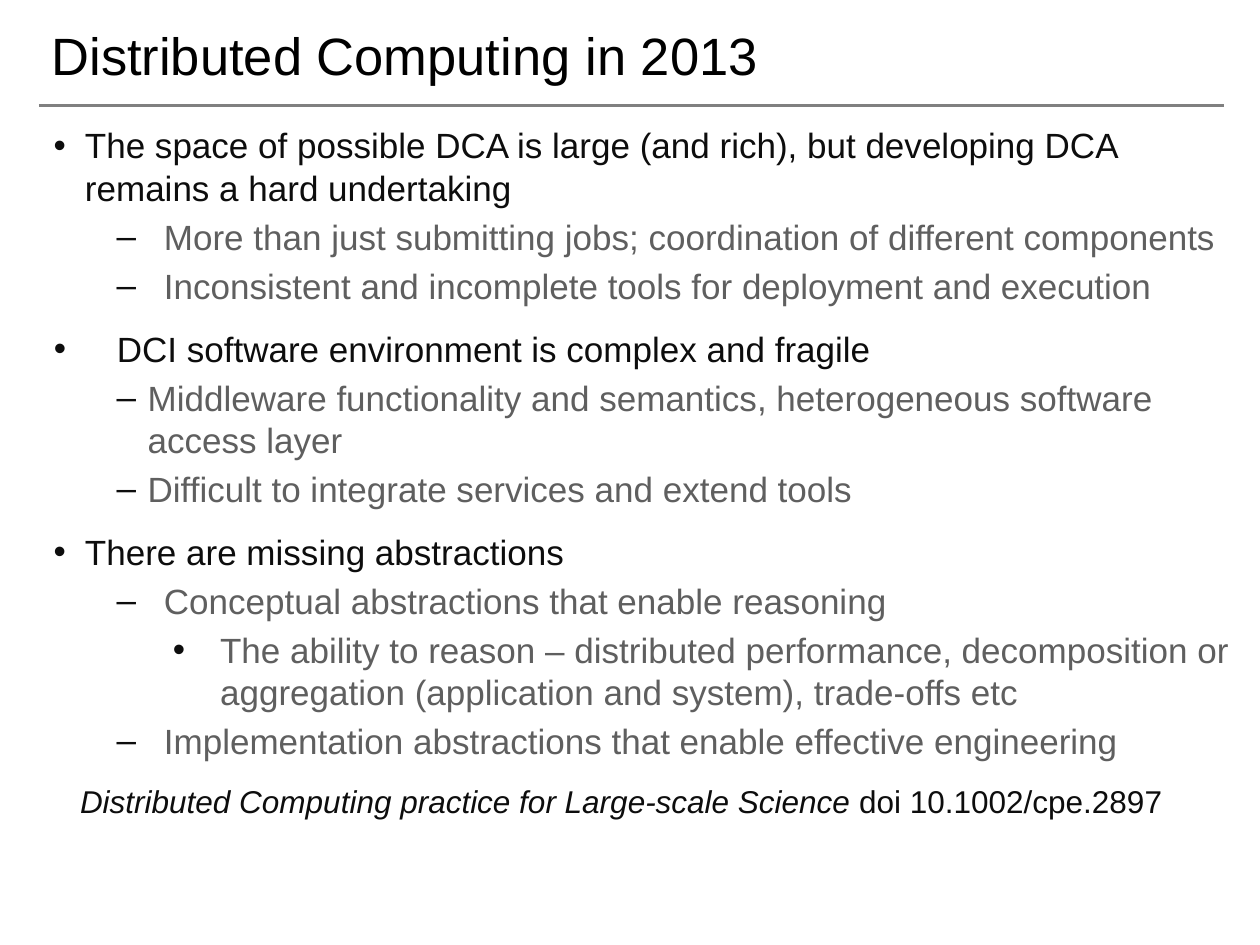
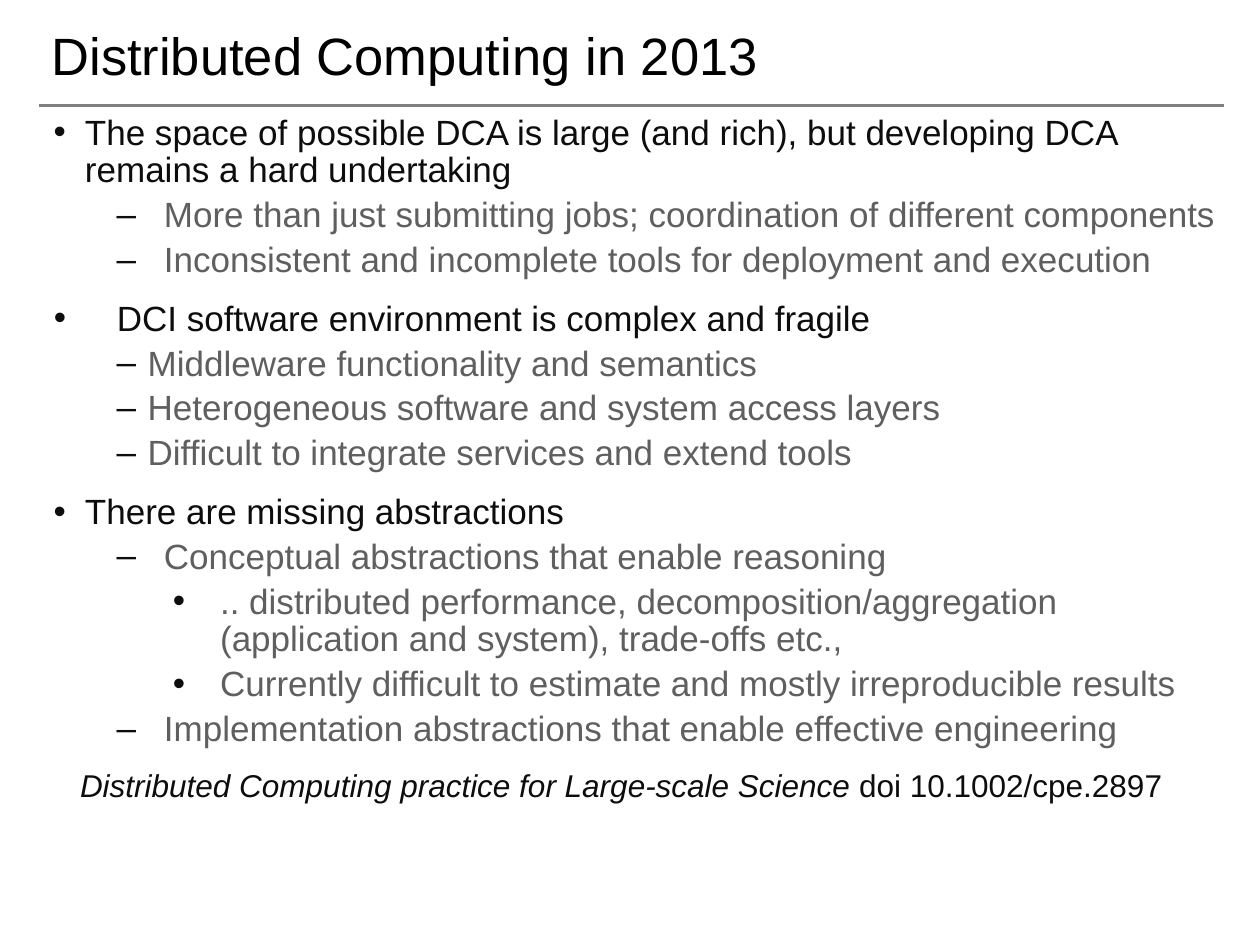
Before and after one commit to saga-project/presentations, a slide deck: slide 3 of radical-magic.pptx. Drawn at 1260x945 pixels with LibreOffice and Linux fonts; fonts in the diff are those of the drawing; background and template pictures are left out. Boxes give left, top, right and bottom in pixels: in the first picture for what was removed or moved away, otherwise in the second. Text is boxed around its words. In the diff, an @@ line names an element or a change of style, - is before the commit and + after.

```diff
--- a/radical-magic.pptx
+++ b/radical-magic.pptx
@@ text "The space of possible DCA ...": place and size @@
-text "The space of possible DCA ..." at [80, 132, 1228, 819]
+text "The space of possible DCA ..." at [80, 119, 1215, 803]
@@ text at [80, 119, 1215, 803]: line spacing 1 to 0.9 @@
@@ text at [148, 350, 940, 427]: text changed @@
-  – Middleware functionality and semantics, heterogeneous software access layer
+  – Middleware functionality and semantics
+  – Heterogeneous software and system access layers
@@ text at [220, 588, 1175, 703]: text changed @@
-    • The ability to reason – distributed performance, decomposition or aggregation (application and system), trade-offs etc
+    • .. distributed performance, decomposition/aggregation (application and system), trade-offs etc.,
+    • Currently difficult to estimate and mostly irreproducible results
```
Also in this commit, not shown: 5 other slides changed, 1 slide removed.
